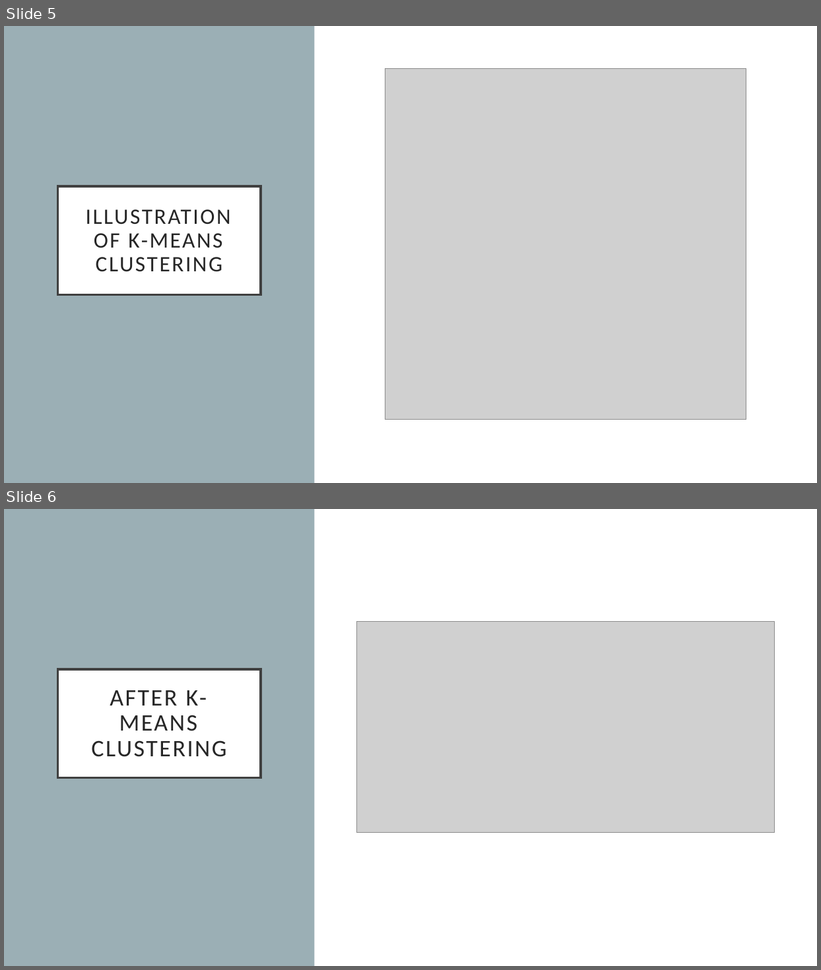
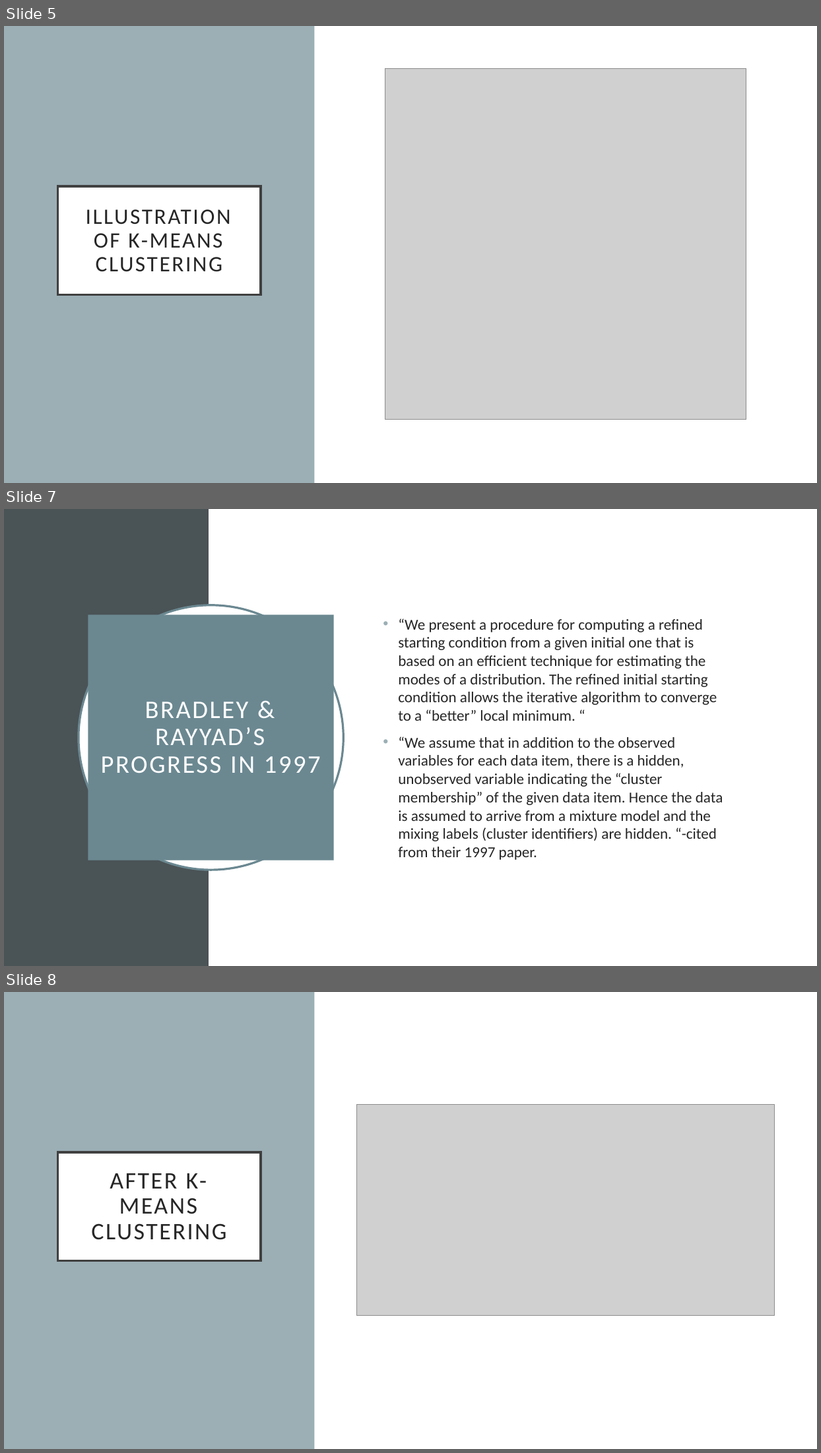
Before and after one commit to LDDCZCN/IP-Final-Project, a slide deck: d2p.pptx. Shown one above the other, each under a label of ours: slides 5 and 6 before the commit, slides 5, 7 and 8 after it; the slides between them are not shown. The pictures are 821x970 and 821x1453 pixels, drawn with LibreOffice and Linux fonts; fonts in the diff are those of the drawing; grey boxes stand for pictures. Boxes give left, top, right and bottom in pixels: in the first picture for what was removed or moved away, otherwise in the second. Text is boxed around its words. In the diff, an @@ line names an element or a change of style, - is before the commit and + after.

```diff
--- a/d2p.pptx
+++ b/d2p.pptx
@@ slide 7 added at (4,509,817,966), background #FFFFFF @@
@@ rectangle added at (4,509,209,966), fill #4A5356 @@
@@ rectangle added at (209,509,817,966), fill #FFFFFF @@
@@ ellipse added at (79,605,343,870), fill #FFFFFF, outline #6B8891 2.5 pt @@
@@ title added at (88,615,334,861), fill #6B8891, 30 pt, text #FFFFFF @@
+BRADLEY & RAYYAD’S PROGRESS IN 1997
@@ text added at (398,619,723,860), 18 pt, text #262626 @@
+• “We present a procedure for computing a refined starting condition from a given initial one that is based on an efficient technique for estimating the modes of a distribution. The refined initial starting condition allows the iterative algorithm to converge to a “better” local minimum. “
+• “We assume that in addition to the observed variables for each data item, there is a hidden, unobserved variable indicating the “cluster membership” of the given data item. Hence the data is assumed to arrive from a mixture model and the mixing labels (cluster identifiers) are hidden. “-cited from their 1997 paper.
@@ what was slide 6 is now slide 8 @@
```
Also in this commit, not shown: 2 slides changed, 2 other slides added.
